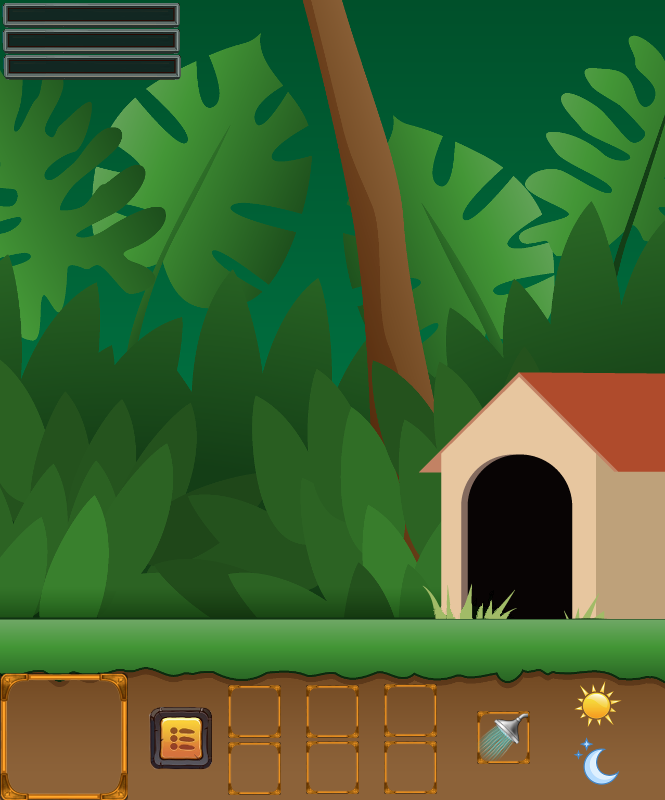
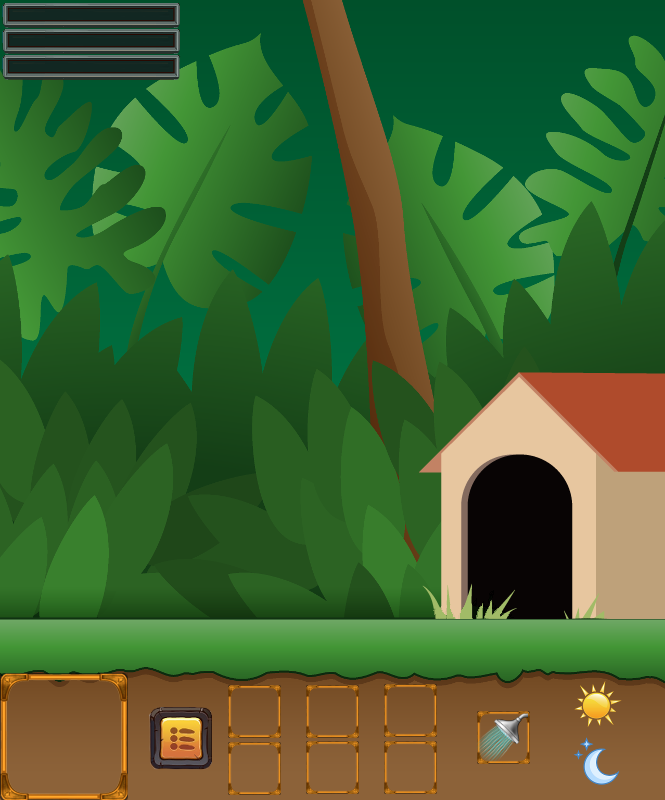
Two versions of the same layered image (665 × 800). Layer-by-layer changes:
painted on "EmptyBar.png" over (2, 55, 181, 80)
